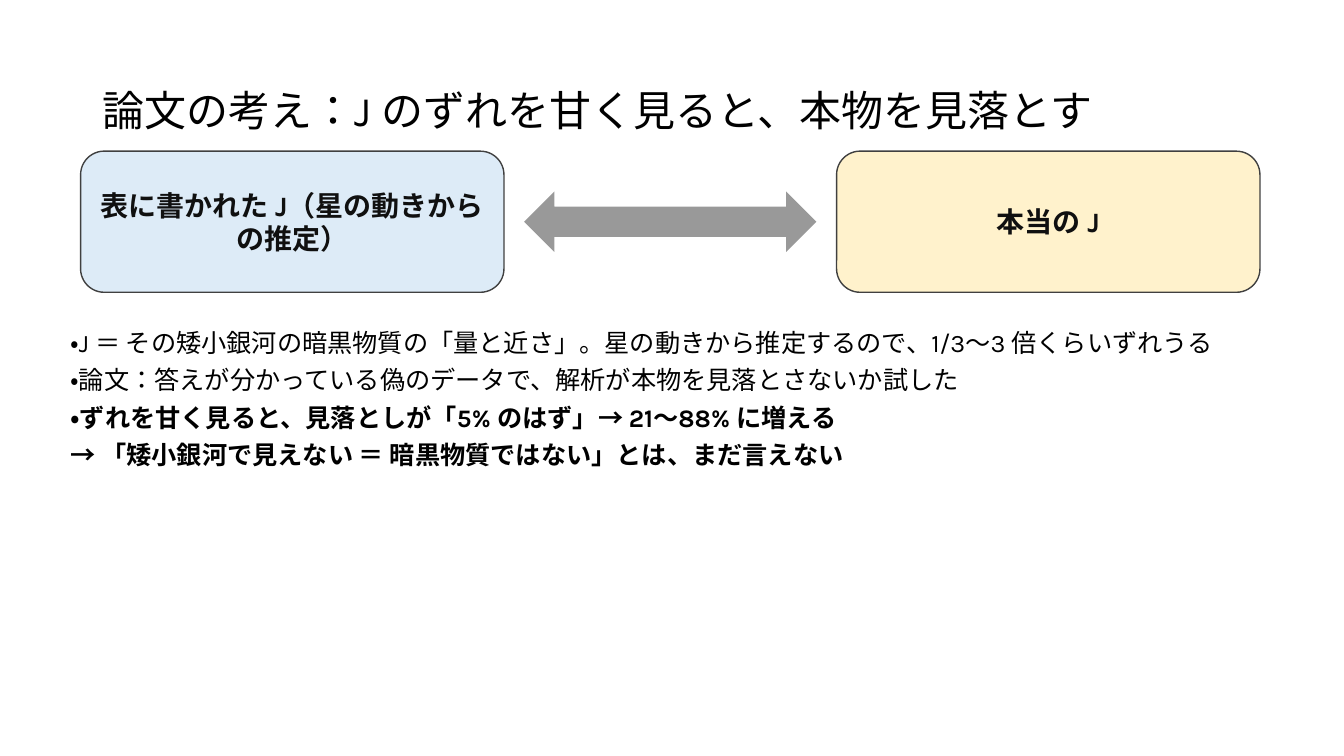
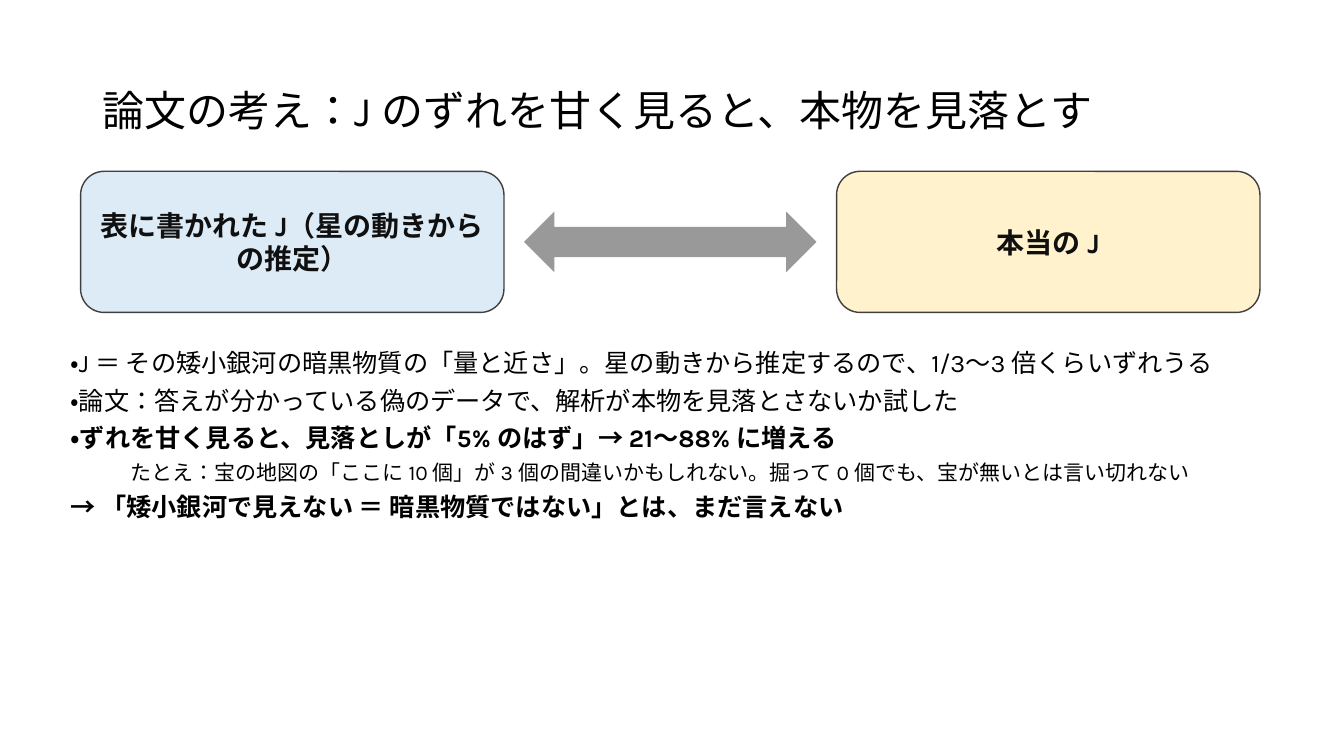
Before and after one commit to Mikann20041029/darkmatter-slides, a slide deck: slide 8 of slides/2026-10-09_研究報告_10枚版.pptx. Drawn at 1344x756 pixels with LibreOffice and Linux fonts; fonts in the diff are those of the drawing. Boxes give left, top, right and bottom in pixels: in the first picture for what was removed or moved away, otherwise in the second. Text is boxed around its words. In the diff, an @@ line names an element or a change of style, - is before the commit and + after.

```diff
--- a/slides/2026-10-09_研究報告_10枚版.pptx
+++ b/slides/2026-10-09_研究報告_10枚版.pptx
@@ 2 rounded rectangles, 1 left right arrow: place and size @@
-2 rounded rectangles, 1 left right arrow at (81, 151, 1260, 292)
+2 rounded rectangles, 1 left right arrow at (81, 171, 1260, 313)
@@ text "・J ＝ その矮小銀河の暗黒物質の「量と近さ」。星の動きから推定するので、1/3〜3 倍くらいずれうる": place and size @@
-text "・J ＝ その矮小銀河の暗黒物質の「量と近さ」。星の動きから推定するので、1/3〜3 倍くらいずれうる" at (70, 330, 1213, 467)
+text "・J ＝ その矮小銀河の暗黒物質の「量と近さ」。星の動きから推定するので、1/3〜3 倍くらいずれうる" at (70, 350, 1213, 519)
@@ text at (70, 350, 1213, 519): indent changed @@
@@ text at (131, 462, 1189, 482): paragraph added @@
+たとえ：宝の地図の「ここに 10 個」が 3 個の間違いかもしれない。掘って 0 個でも、宝が無いとは言い切れない
```
Also in this commit, not shown: 8 other slides changed.
